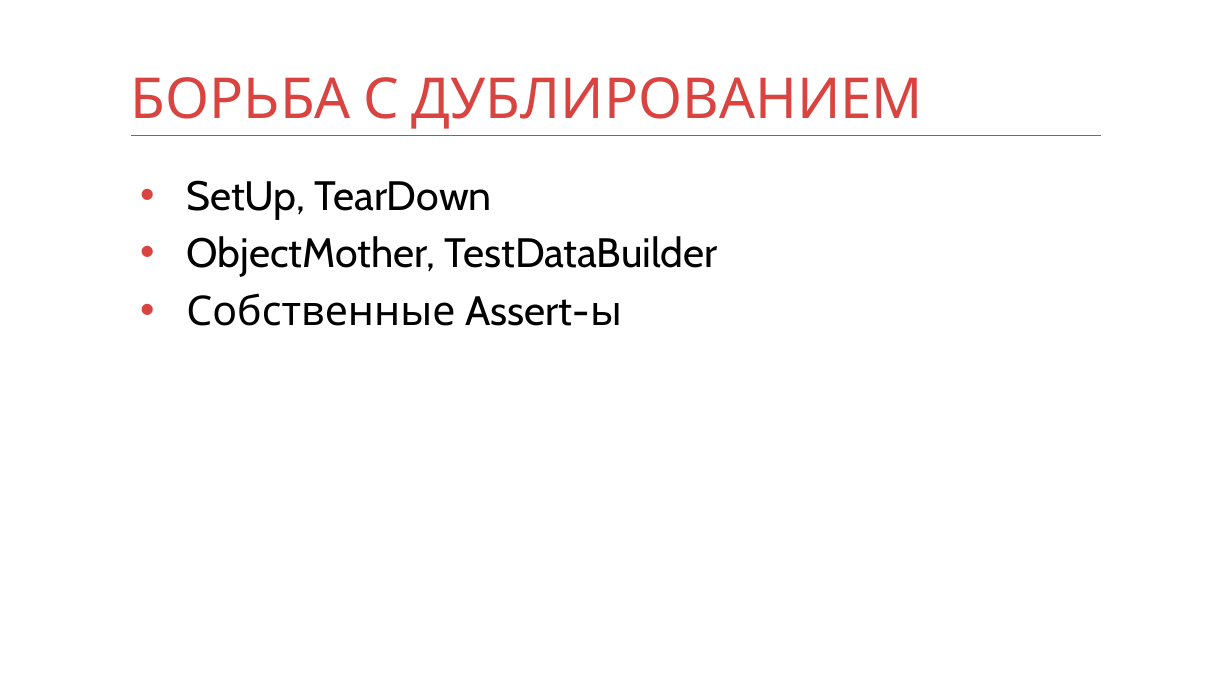
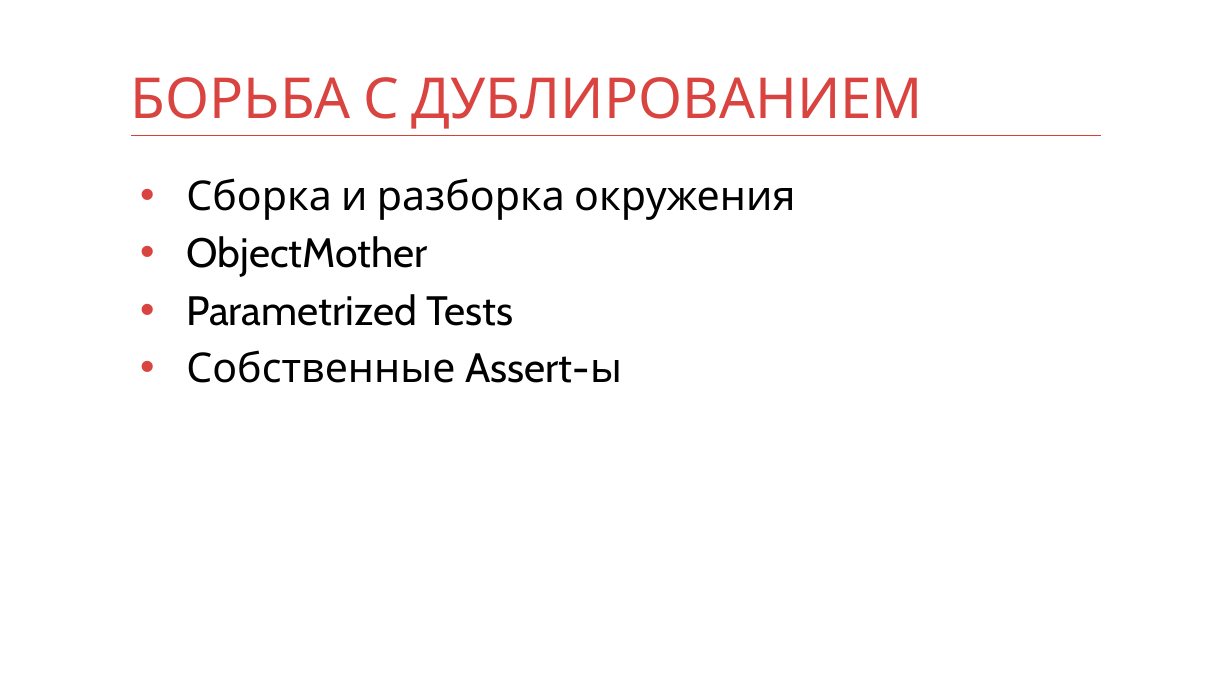
Before and after one commit to kontur-courses/testing, a slide deck: slide 12 of testing.pptx (slide 11 before the commit). Drawn at 1232x693 pixels with LibreOffice and Linux fonts; fonts in the diff are those of the drawing. Boxes give left, top, right and bottom in pixels: in the first picture for what was removed or moved away, otherwise in the second. Text is boxed around its words. In the diff, an @@ line names an element or a change of style, - is before the commit and + after.

```diff
--- a/testing.pptx
+++ b/testing.pptx
@@ text at [186,178,795,326]: text changed @@
-• SetUp, TearDown
-• ObjectMother, TestDataBuilder
+• Сборка и разборка окружения
+• ObjectMother
+• Parametrized Tests
```
Also in this commit, not shown: 8 other slides changed, 4 slides added, 1 slide removed, 32 other files.
